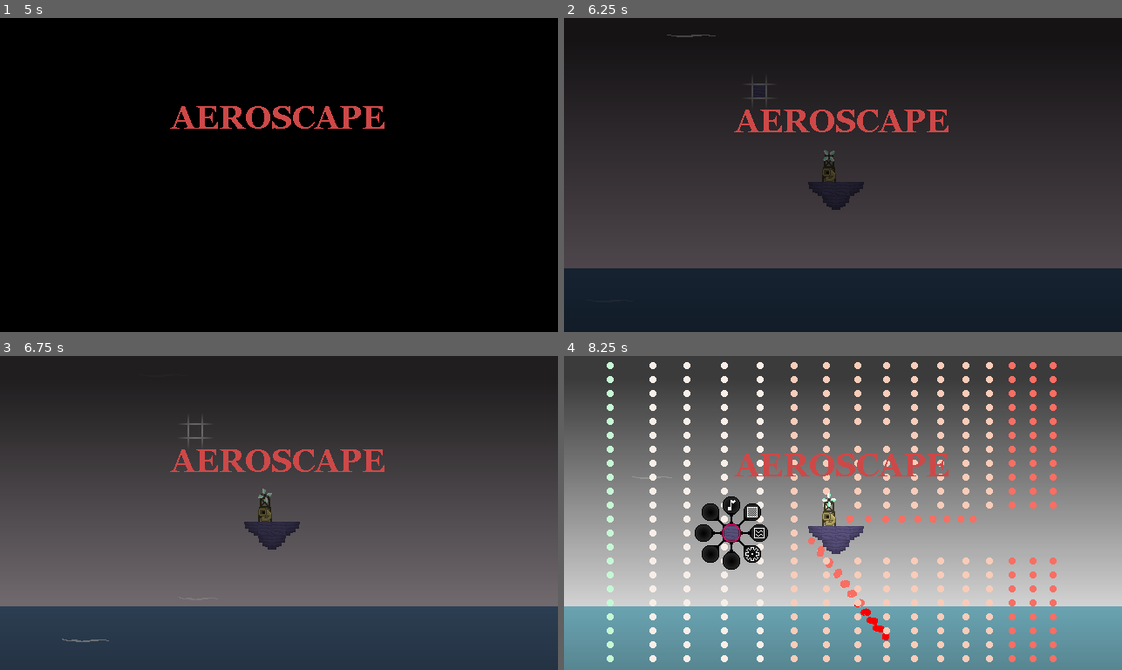
Above: before the commit, frames 1-4 (two rows, left to right).
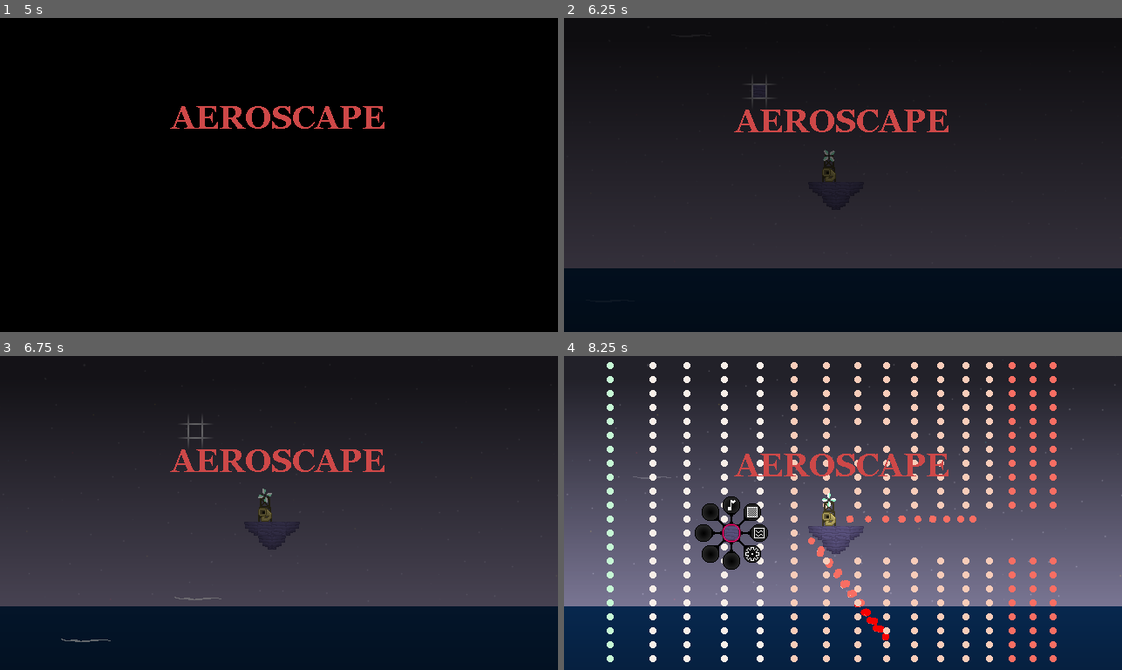
Above: after the commit, the same moments.

Repository: brandonkilpatrick059/dronescape
Game: Godot game, scene res://scenes/grid_sandbox.tscn
The game is run twice, just before and just after one commit, with the same random seed, the same clock (stepped at 60 frames per second) and the same inputs.
Inputs (mouse positions are in pixels of both pictures, inside the frame that each line leads up to):
- Up to frame 1 (5 s): move the mouse to (267, 187) at 0.52 s; tap Space (dev_1) at 0.6, 2.75, 4.35 s; tap Enter at 1.25, 3.5 s; move the mouse to (251, 184) at 1.27 s; tap 1 (dev_2) at 1.35 s; move the mouse to (279, 181) at 2.02 s; click (279, 181) at 2.1 s; move the mouse to (290, 181) at 2.77 s; right-click (290, 181) at 2.85 s; move the mouse to (279, 196) at 3.52 s; tap Middle mouse button (third_action) at 3.6 s; move the mouse to (267, 196) at 4.27 s
- Up to frame 2 (6.25 s): tap Space (dev_1) at 5 s; move the mouse to (870, 175) at 5.02 s; tap 1 (dev_2) at 5.1 s; move the mouse to (759, 96) at 5.77 s; click (759, 96) at 5.85 s
- Up to frame 3 (6.75 s): move the mouse to (195, 431) at 6.52 s; hold Right mouse button (second_action) from 6.53 s (still down)
- Up to frame 4 (8.25 s): move the mouse to (731, 528) at 7.27 s; release Right mouse button (second_action) at 7.28 s; tap Middle mouse button (third_action) at 7.35 s; move the mouse to (731, 531) at 8.02 s; tap Space (dev_1) at 8.1 s

Frame 1 is identical in both runs. In frame 2, 3.4% of the frame differs, in the area x 0-100%, y 5-91%; in frame 3, 61%; in frame 4, 89%, in the area x 0-100%, y 0-100%.

Commit message:
added starfield and tweaked interpolation colors

Diff:
--- a/scenes/grid_sandbox.tscn
+++ b/scenes/grid_sandbox.tscn
@@ -7,11 +7,15 @@
 [ext_resource type="Script" uid="uid://dpckoegnu6q24" path="res://scripts/skybox_manager.gd" id="5_jcsu2"]
 [ext_resource type="Script" uid="uid://bvlxfcloxnkhx" path="res://scripts/main_camera.gd" id="5_l6vqa"]
 [ext_resource type="PackedScene" uid="uid://cdyvb1d0a05c2" path="res://wind/wind_manager.tscn" id="7_pl366"]
+[ext_resource type="Texture2D" uid="uid://caugrfinjyvm8" path="res://sprites/backgrounds/starfield.png" id="7_u1qyx"]
 [ext_resource type="Texture2D" uid="uid://crtdro0e2ahr" path="res://sprites/dark_square.png" id="8_w5276"]
 [ext_resource type="Script" uid="uid://cuhtnyf41wxp5" path="res://scripts/utility/fade_out_in_secs.gd" id="9_luqy6"]
 [ext_resource type="Texture2D" uid="uid://dj2ejelpo88gv" path="res://sprites/title.png" id="10_0q3eu"]
 [ext_resource type="Script" uid="uid://crncra6nnssso" path="res://scripts/utility/fps_counter.gd" id="11_e3fxj"]
 [ext_resource type="PackedScene" uid="uid://clvy2nkvro5ce" path="res://entities/chimes/warm_vox_chime_fourth.tscn" id="11_jcsu2"]
+
+[sub_resource type="CanvasItemMaterial" id="CanvasItemMaterial_u1qyx"]
+blend_mode = 1
 
 [node name="GridSandbox" type="Node2D"]
 
@@ -32,7 +36,7 @@
 
 [node name="sky_gradient" type="Sprite2D" parent="Parallax2D"]
 modulate = Color(0.809954, 0.666127, 0.882969, 1)
-z_index = -10
+z_index = -12
 position = Vector2(313.946, 164.397)
 rotation = -3.14159
 scale = Vector2(0.590541, 0.29437)
@@ -44,6 +48,12 @@
 position = Vector2(313.946, 464)
 scale = Vector2(0.55625, 0.277277)
 texture = ExtResource("3_pl366")
+
+[node name="starfield" type="Sprite2D" parent="Parallax2D"]
+z_index = -11
+material = SubResource("CanvasItemMaterial_u1qyx")
+position = Vector2(320, 360)
+texture = ExtResource("7_u1qyx")
 
 [node name="screen_fade_to_black" type="Sprite2D" parent="."]
 visible = false
--- a/scripts/skybox_manager.gd
+++ b/scripts/skybox_manager.gd
@@ -2,22 +2,24 @@
 
 @onready var sky_gradient : Sprite2D = $sky_gradient
 @onready var ground_gradient : Sprite2D = $ground_gradient
+@onready var starfield : Sprite2D = $starfield
 
 var interpolation_gradient = Gradient.new()
 var ground_interpolation_gradient = Gradient.new()
+var starfield_interpolation_gradient = Gradient.new()
 
-var hour_length_seconds : float = 0.5
+var hour_length_seconds : float = 10.0
 var timer_clock := Timer.new()
 
 var clock = 19
 
 var colors := {
-	0.0:      Color(0.514, 0.522, 0.667), #12:00am
-	0.041666: Color(0.514, 0.522, 0.667), #1:00
-	0.083332: Color(0.514, 0.522, 0.667), #2
-	0.124998: Color(0.514, 0.522, 0.667), #3
-	0.166664: Color(0.514, 0.522, 0.667), #4
-	0.20833:  Color(0.514, 0.522, 0.667), #5
+	0.0:      Color(0.314, 0.322, 0.467), #12:00am
+	0.041666: Color(0.314, 0.322, 0.467), #1:00
+	0.083332: Color(0.314, 0.322, 0.467), #2
+	0.124998: Color(0.314, 0.322, 0.467), #3
+	0.166664: Color(0.314, 0.322, 0.467), #4
+	0.20833:  Color(0.314, 0.322, 0.467), #5
 	0.249996: Color(0.514, 0.522, 0.667), #6
 	0.291662: Color(0.871, 0.729, 0.847), #7
 	0.333328: Color(0.961, 0.863, 0.933), #8
@@ -34,8 +36,8 @@
 	0.791654: Color(0.961, 0.863, 0.933),#Color(0.573, 0.584, 0.702), #7
 	0.83332:  Color(0.871, 0.729, 0.847), #8
 	0.874986: Color(0.514, 0.522, 0.667), #9
-	0.916652: Color(0.514, 0.522, 0.667), #10
-	1.0:      Color(0.514, 0.522, 0.667), #11
+	0.916652: Color(0.314, 0.322, 0.467), #10
+	1.0:      Color(0.314, 0.322, 0.467), #11
 }
 
 var ground_colors := {
@@ -65,6 +67,33 @@
 	1.0:      Color(0.029, 0.16, 0.314), #11
 }
 
+var starfield_colors := {
+	0.0:      Color(1, 1, 1), #12:00am
+	0.041666: Color(1, 1, 1), #1:00
+	0.083332: Color(0.8, 0.8, 0.8), #2
+	0.124998: Color(0.4, 0.4, 0.4), #3
+	0.166664: Color(0.2, 0.2, 0.2), #4
+	0.20833:  Color(0.0, 0.0, 0.0), #5
+	0.249996: Color(0.0, 0.0, 0.0), #6
+	0.291662: Color(0.0, 0.0, 0.0), #7
+	0.333328: Color(0.0, 0.0, 0.0), #8
+	0.374994: Color(0.0, 0.0, 0.0), #9
+	0.41666:  Color(0.0, 0.0, 0.0), #10
+	0.458326: Color(0.0, 0.0, 0.0), #11
+	0.499992: Color(0.0, 0.0, 0.0), #12:00pm
+	0.541658: Color(0.0, 0.0, 0.0), #1:00pm
+	0.583324: Color(0.0, 0.0, 0.0), #2
+	0.62499:  Color(0.0, 0.0, 0.0), #3
+	0.666656: Color(0.0, 0.0, 0.0), #4
+	0.708322: Color(0.0, 0.0, 0.0), #5
+	0.749988: Color(0.0, 0.0, 0.0), #6
+	0.791654: Color(0.0, 0.0, 0.0),#7
+	0.83332:  Color(0.0, 0.0, 0.0), #8
+	0.874986: Color(0.2, 0.2, 0.2), #9
+	0.916652: Color(0.4, 0.4, 0.4), #10
+	1.0:      Color(0.8, 0.8, 0.8), #11
+}
+
 func get_time_as_ratio_of_full_day() -> float:
 	var ratio = 0.0
 	ratio = (clock+1.0)/24.0
@@ -85,6 +114,8 @@
 	interpolation_gradient.colors = colors.values()
 	ground_interpolation_gradient.offsets = ground_colors.keys()
 	ground_interpolation_gradient.colors = ground_colors.values()
+	starfield_interpolation_gradient.offsets = starfield_colors.keys()
+	starfield_interpolation_gradient.colors = starfield_colors.values()
 
 func _physics_process(delta: float) -> void:
 	if(timer_clock.is_stopped()):
@@ -93,3 +124,4 @@
 	var day_ratio = get_time_as_ratio_of_full_day()
 	sky_gradient.modulate = interpolation_gradient.sample(day_ratio)
 	ground_gradient.modulate = ground_interpolation_gradient.sample(day_ratio)
+	starfield.modulate = starfield_interpolation_gradient.sample(day_ratio)
--- a/scripts/wind/wind_particle.gd
+++ b/scripts/wind/wind_particle.gd
@@ -64,7 +64,7 @@
 		wind_streak_ref.global_position = Vector2(global_position.x,wind_streak_ref.global_position.y)
 		#var rotate = Vector2(1.0,0.0).angle_to(linear_velocity)
 		#wind_streak_ref.rotation = rotate
-	if(global_position.distance_to(camera.global_position) > 800):
+	if(global_position.distance_to(camera.global_position) > 400):
 		queue_free()
 	if(life_timer.is_stopped()):
 		queue_free()
Not shown: 1 places in scenes/grid_sandbox.tscn that only renumber resources
Binary file added: sprites/backgrounds/starfield.png
Not shown, added: sprites/backgrounds/starfield.png.import
